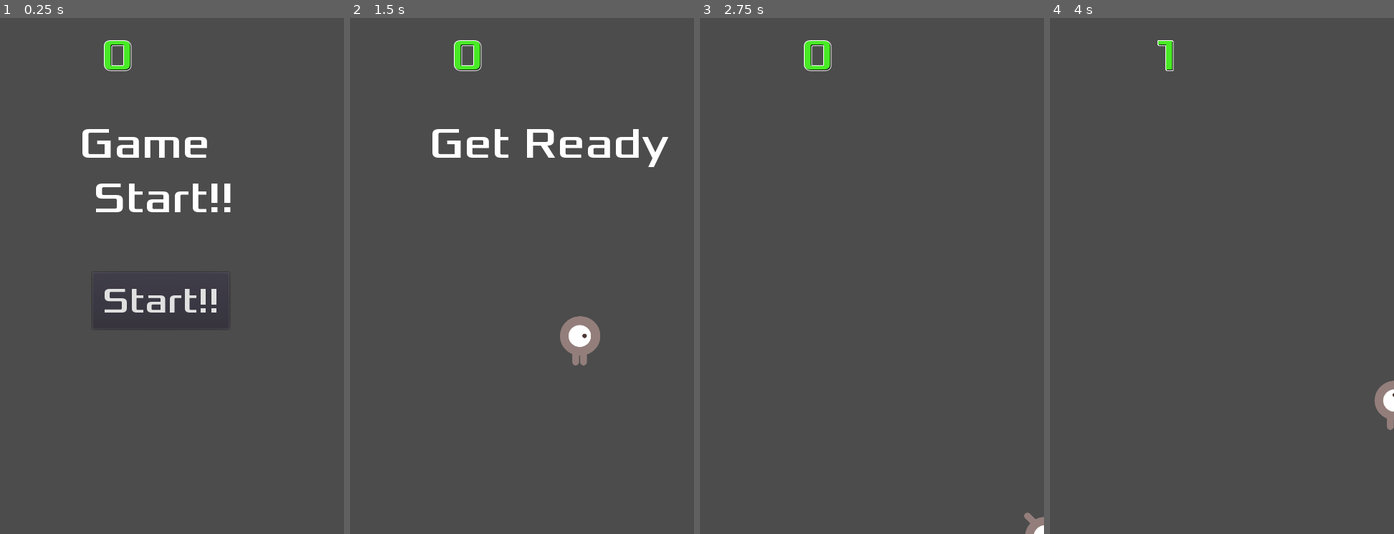
Above: before the commit, frames 1-4 (left to right).
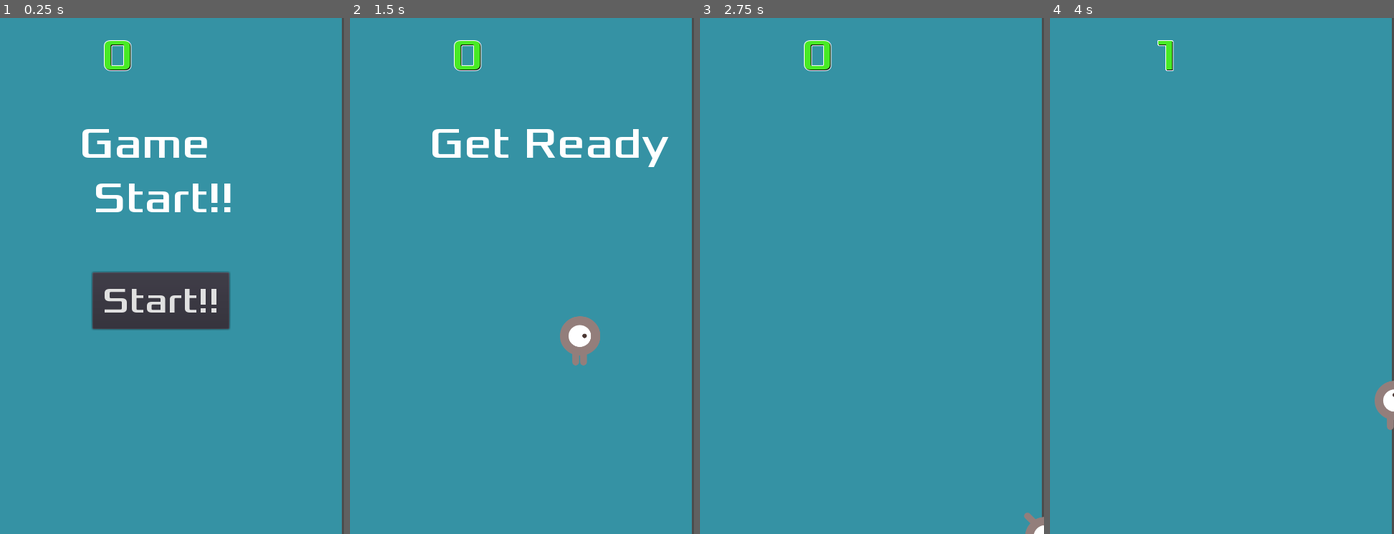
Above: after the commit, the same moments.

Repository: mine-studio/godot-demo-dodge_the_creeps
Game: Godot game, scene res://Main.tscn
Same seed, same stepped clock (60 frames per second), same inputs: the game is played once before the commit and once after it. This scene is started directly instead of the project's main scene.
Inputs:
- Up to frame 1 (0.25 s): no input
- Up to frame 2 (1.5 s): click "Start!!" at 0.5 s; tap Enter at 1.25 s; hold Right (ui_right) from 1.28 s (still down)
- Up to frame 3 (2.75 s): release Right (ui_right) at 2.03 s; hold Down (ui_down) from 2.03 s (still down)
- Up to frame 4 (4 s): release Down (ui_down) at 2.78 s; hold Right (ui_right) 2.78-3.53 s; hold Up (ui_up) from 3.53 s (still down)

The runs differ from the first frame. In frame 1, 93% of the frame differs, in the area x 0-100%, y 0-100%; in frame 2, 97%; in frame 3, 99%; in frame 4, 99%.

Commit message:
link music

Diff:
--- a/HUD.tscn
+++ b/HUD.tscn
@@ -15,6 +15,12 @@
 [sub_resource type="DynamicFont" id=3]
 size = 50
 font_data = ExtResource( 2 )
+
+[sub_resource type="InputEventAction" id=6]
+action = "ui_select"
+
+[sub_resource type="ShortCut" id=5]
+shortcut = SubResource( 6 )
 
 [node name="HUD" type="CanvasLayer"]
 script = ExtResource( 1 )
@@ -45,6 +51,7 @@
 margin_right = 320.121
 margin_bottom = 434.105
 custom_fonts/font = SubResource( 3 )
+shortcut = SubResource( 5 )
 text = "Start!!"
 
 [node name="MessageTimer" type="Timer" parent="."]
--- a/Main.gd
+++ b/Main.gd
@@ -41,9 +41,13 @@
 	$MobTimer.stop()
 	$HUD.show_game_over()
 
+	$Music.stop()
+	$DeathSound.play()
+
 func new_game():
 	score = 0
 	$Player.start($StartPosition.position)
 	$StartTimer.start()
 	$HUD.update_score(score)
 	$HUD.show_message("Get Ready")
+	$Music.play()
--- a/Main.tscn
+++ b/Main.tscn
@@ -1,9 +1,11 @@
-[gd_scene load_steps=6 format=2]
+[gd_scene load_steps=8 format=2]
 
 [ext_resource path="res://Main.gd" type="Script" id=1]
 [ext_resource path="res://Mob.tscn" type="PackedScene" id=2]
 [ext_resource path="res://Player.tscn" type="PackedScene" id=3]
 [ext_resource path="res://HUD.tscn" type="PackedScene" id=4]
+[ext_resource path="res://dodge_assets/art/House In a Forest Loop.ogg" type="AudioStream" id=5]
+[ext_resource path="res://dodge_assets/art/gameover.wav" type="AudioStream" id=6]
 
 [sub_resource type="Curve2D" id=1]
 _data = {
@@ -13,6 +15,11 @@
 [node name="Main" type="Node"]
 script = ExtResource( 1 )
 Mob = ExtResource( 2 )
+
+[node name="ColorRect" type="ColorRect" parent="."]
+margin_right = 477.0
+margin_bottom = 720.0
+color = Color( 0.211765, 0.576471, 0.647059, 1 )
 
 [node name="Player" parent="." instance=ExtResource( 3 )]
 
@@ -36,6 +43,12 @@
 rotation = 3.04902e-008
 
 [node name="HUD" parent="." instance=ExtResource( 4 )]
+
+[node name="Music" type="AudioStreamPlayer" parent="."]
+stream = ExtResource( 5 )
+
+[node name="DeathSound" type="AudioStreamPlayer" parent="."]
+stream = ExtResource( 6 )
 [connection signal="hit" from="Player" to="." method="game_over"]
 [connection signal="timeout" from="MobTimer" to="." method="_on_MobTimer_timeout"]
 [connection signal="timeout" from="ScoreTimer" to="." method="_on_ScoreTimer_timeout"]
Not shown: 1 places in HUD.tscn that only renumber resources
